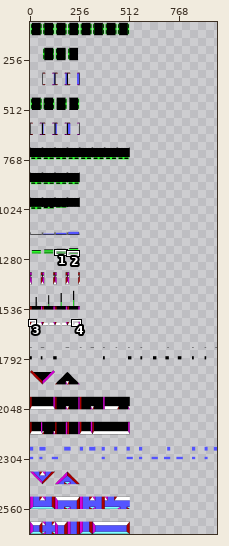
Two versions of one sprite sheet, Assets/Textures/WallTexture_0_pal.png. The first picture is a wide view before the edit; the outline marks the close-up.
Close-up. Old version:
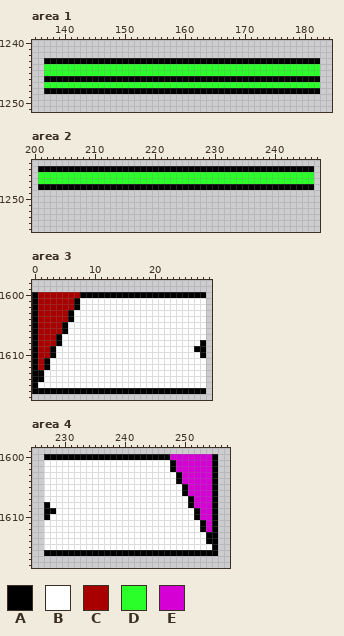
The file is 960x2688 pixels. Shown: area 1: x 135..184, y 1240..1251; area 2: x 200..247, y 1244..1255; area 3: x 0..29, y 1598..1617; area 4: x 225..257, y 1599..1618. The wide view leaves out empty margins. The commit also changed other parts of the picture, which this record leaves out.
Palette (. is transparent): A #000000  B #ffffff  C #a80000  D #2aff2a  E #d400d4
Pixels before, area 1, first column x 137:
1243 AAAAAAAAAAAAAAAAAAAAAAAAAAAAAAAAAAAAAAAAAAAAAA
1244 DDDDDDDDDDDDDDDDDDDDDDDDDDDDDDDDDDDDDDDDDDDDDD
1245 DDDDDDDDDDDDDDDDDDDDDDDDDDDDDDDDDDDDDDDDDDDDDD
1246 AAAAAAAAAAAAAAAAAAAAAAAAAAAAAAAAAAAAAAAAAAAAAA
1247 DDDDDDDDDDDDDDDDDDDDDDDDDDDDDDDDDDDDDDDDDDDDDD
1248 AAAAAAAAAAAAAAAAAAAAAAAAAAAAAAAAAAAAAAAAAAAAAA
Pixels before, area 2, first column x 201:
1245 AAAAAAAAAAAAAAAAAAAAAAAAAAAAAAAAAAAAAAAAAAAAAA
1246 DDDDDDDDDDDDDDDDDDDDDDDDDDDDDDDDDDDDDDDDDDDDDD
1247 DDDDDDDDDDDDDDDDDDDDDDDDDDDDDDDDDDDDDDDDDDDDDD
1248 AAAAAAAAAAAAAAAAAAAAAAAAAAAAAAAAAAAAAAAAAAAAAA
Pixels before, area 3, first column x 0:
1600 ACCCCCCCAAAAAAAAAAAAAAAAAAAAA
1601 ACCCCCCABBBBBBBBBBBBBBBBBBBBB
1602 ACCCCCCABBBBBBBBBBBBBBBBBBBBB
1603 ACCCCCABBBBBBBBBBBBBBBBBBBBBB
1604 ACCCCCABBBBBBBBBBBBBBBBBBBBBB
1605 ACCCCABBBBBBBBBBBBBBBBBBBBBBB
1606 ACCCCABBBBBBBBBBBBBBBBBBBBBBB
1607 ACCCABBBBBBBBBBBBBBBBBBBBBBBB
1608 ACCCABBBBBBBBBBBBBBBBBBBBBBBA
1609 ACCABBBBBBBBBBBBBBBBBBBBBBBAA
1610 ACCABBBBBBBBBBBBBBBBBBBBBBBBA
1611 ACABBBBBBBBBBBBBBBBBBBBBBBBBB
1612 ACABBBBBBBBBBBBBBBBBBBBBBBBBB
1613 AABBBBBBBBBBBBBBBBBBBBBBBBBBB
1614 AABBBBBBBBBBBBBBBBBBBBBBBBBBB
1615 ABBBBBBBBBBBBBBBBBBBBBBBBBBBB
1616 AAAAAAAAAAAAAAAAAAAAAAAAAAAAA
Pixels before, area 4, first column x 227:
1600 AAAAAAAAAAAAAAAAAAAAAEEEEEEEA
1601 BBBBBBBBBBBBBBBBBBBBBAEEEEEEA
1602 BBBBBBBBBBBBBBBBBBBBBAEEEEEEA
1603 BBBBBBBBBBBBBBBBBBBBBBAEEEEEA
1604 BBBBBBBBBBBBBBBBBBBBBBAEEEEEA
1605 BBBBBBBBBBBBBBBBBBBBBBBAEEEEA
1606 BBBBBBBBBBBBBBBBBBBBBBBAEEEEA
1607 BBBBBBBBBBBBBBBBBBBBBBBBAEEEA
1608 ABBBBBBBBBBBBBBBBBBBBBBBAEEEA
1609 AABBBBBBBBBBBBBBBBBBBBBBBAEEA
1610 ABBBBBBBBBBBBBBBBBBBBBBBBAEEA
1611 BBBBBBBBBBBBBBBBBBBBBBBBBBAEA
1612 BBBBBBBBBBBBBBBBBBBBBBBBBBAEA
1613 BBBBBBBBBBBBBBBBBBBBBBBBBBBAA
1614 BBBBBBBBBBBBBBBBBBBBBBBBBBBAA
1615 BBBBBBBBBBBBBBBBBBBBBBBBBBBBA
1616 AAAAAAAAAAAAAAAAAAAAAAAAAAAAA
After:
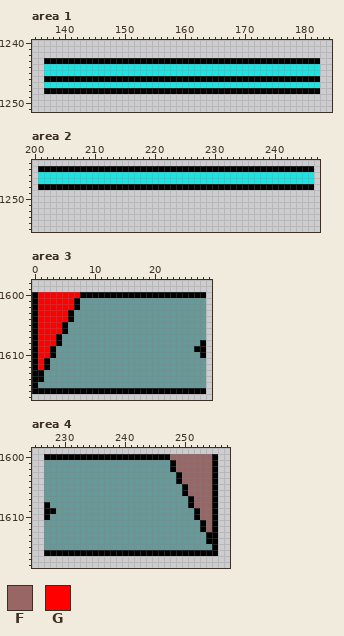
Colours new in this view: F #996666  G #ff0000
Change:
{"colour":"B","old":"#ffffff","new":"#669999"}
{"colour":"D","old":"#2aff2a","new":"#19e5e5"}
{"where": "area 3"}
{"y":1600,"x":1,"old":"CCCCCCC","new":"GGGGGGG"}
{"y":1601,"x":1,"old":"CCCCCC","new":"GGGGGG"}
{"y":1602,"x":1,"old":"CCCCCC","new":"GGGGGG"}
{"y":1603,"x":1,"old":"CCCCC","new":"GGGGG"}
{"y":1604,"x":1,"old":"CCCCC","new":"GGGGG"}
{"y":1605,"x":1,"old":"CCCC","new":"GGGG"}
{"y":1606,"x":1,"old":"CCCC","new":"GGGG"}
{"y":1607,"x":1,"old":"CCC","new":"GGG"}
{"y":1608,"x":1,"old":"CCC","new":"GGG"}
{"y":1609,"x":1,"old":"CC","new":"GG"}
{"y":1610,"x":1,"old":"CC","new":"GG"}
{"y":1611,"x":1,"old":"C","new":"G"}
{"y":1612,"x":1,"old":"C","new":"G"}
{"where": "area 4"}
{"y":1600,"x":248,"old":"EEEEEEE","new":"FFFFFFF"}
{"y":1601,"x":249,"old":"EEEEEE","new":"FFFFFF"}
{"y":1602,"x":249,"old":"EEEEEE","new":"FFFFFF"}
{"y":1603,"x":250,"old":"EEEEE","new":"FFFFF"}
{"y":1604,"x":250,"old":"EEEEE","new":"FFFFF"}
{"y":1605,"x":251,"old":"EEEE","new":"FFFF"}
{"y":1606,"x":251,"old":"EEEE","new":"FFFF"}
{"y":1607,"x":252,"old":"EEE","new":"FFF"}
{"y":1608,"x":252,"old":"EEE","new":"FFF"}
{"y":1609,"x":253,"old":"EE","new":"FF"}
{"y":1610,"x":253,"old":"EE","new":"FF"}
{"y":1611,"x":254,"old":"E","new":"F"}
{"y":1612,"x":254,"old":"E","new":"F"}
